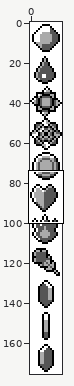
Two states of a sprite sheet, gfx/trainer_card/kanto_badges.png. Above: a wide view before the commit, with the close-up outlined.
Close-up. The starting point:
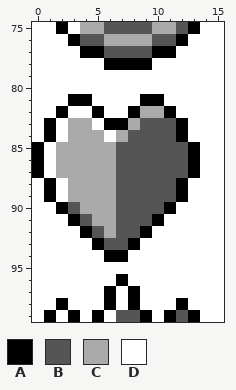
The file is 16x176 pixels. Shown: x 0..15, y 75..99.
Palette (. is transparent): A #000000  B #555555  C #aaaaaa  D #ffffff
Pixels before, first column x 0:
 75 DDADCCBBBBCCBADD
 76 DDDABBCCCCBBADDD
 77 DDDDAABBBBAADDDD
 78 DDDDDDAAAADDDDDD
 79 DDDDDDDDDDDDDDDD
 80 DDDDDDDDDDDDDDDD
 81 DDDAADDDDAADDDDD
 82 DDADDADDACCADDDD
 83 DADCCDAACBBBADDD
 84 DADCCCDCBBBBADDD
 85 ADCCCCCBBBBBBADD
 86 ADCCCCCBBBBBBADD
 87 ADCCCCCBBBBBBADD
 88 DADCCCCBBBBBADDD
 89 DADCCCCBBBBBADDD
 90 DDABCCCBBBBADDDD
 91 DDDABCCBBBADDDDD
 92 DDDDABCBBADDDDDD
 93 DDDDDABBADDDDDDD
 94 DDDDDDAADDDDDDDD
 95 DDDDDDDDDDDDDDDD
 96 DDDDDDDADDDDDDDD
 97 DDDDDDADADDDDDDD
 98 DDADDDADADDDADDD
 99 DADADADBBADABADD
Now the later version:
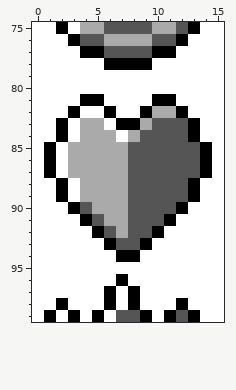
Author's note on the commit: Swap Kanto badge order
Difference:
y 81: x 3 A -> D; x 5 D -> A; x 9 A -> D; x 11 D -> A
y 82: x 2..3 AD -> DA; x 5..6 AD -> DA; x 8..9 AC -> DA; x 11..12 AD -> CA
y 83: x 1..3 ADC -> DAD; x 5..6 DA -> CD; x 8..9 CB -> AC; x 12..13 AD -> BA
y 84: x 1..3 ADC -> DAD; x 6..8 DCB -> CDC; x 12..13 AD -> BA
y 85..87: x 0..2 ADC -> DAD; x 7 B -> C; x 13..14 AD -> BA
y 88..89: x 1..3 ADC -> DAD; x 7 B -> C; x 12..13 AD -> BA
y 90: x 2..4 ABC -> DAB; x 7 B -> C; x 11..12 AD -> BA
y 91: x 3..5 ABC -> DAB; x 7 B -> C; x 10..11 AD -> BA
y 92: x 4..7 ABCB -> DABC; x 9..10 AD -> BA
y 93: x 5..6 AB -> DA; x 8..9 AD -> BA
y 94: x 6 A -> D; x 8 D -> A
Boxes around the changes in both close-ups, in picture pixels (x1, y1, x2, y2):
changed: (32, 94, 212, 262)
